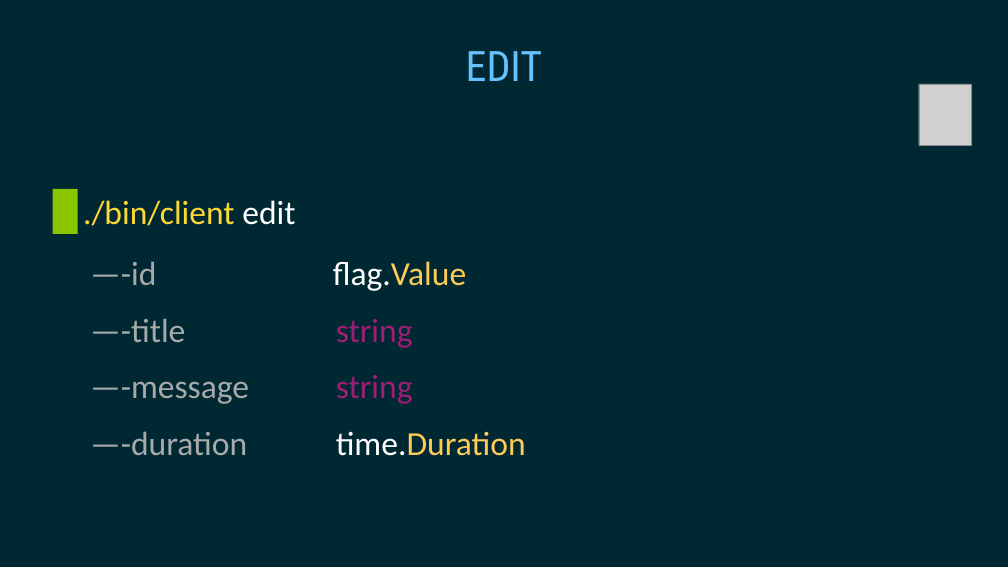
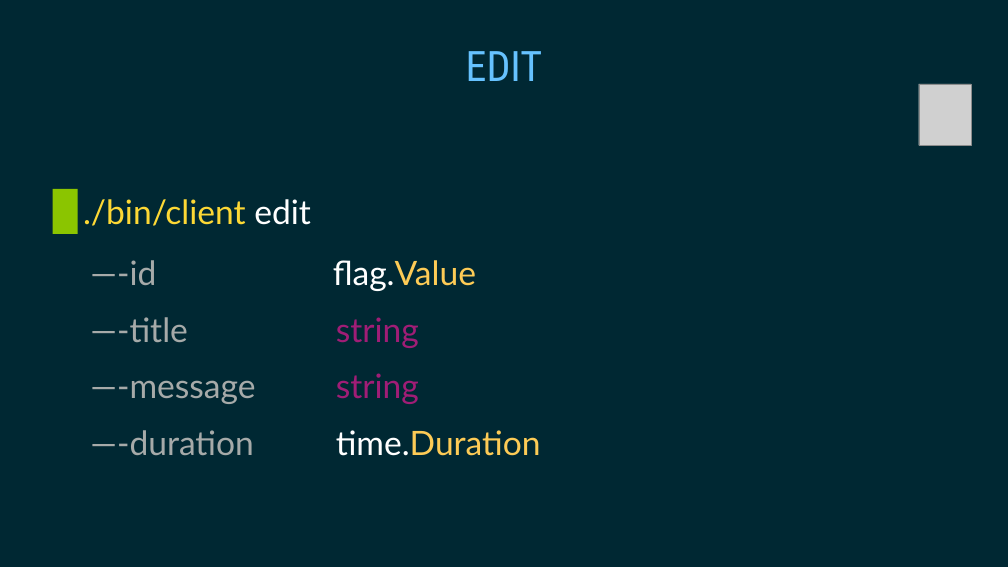
Before and after one commit to gophertuts/reminders-cli, a slide deck: slide 5 of slides/client/Switch.pptx. Drawn at 1008x567 pixels with LibreOffice and Linux fonts; fonts in the diff are those of the drawing; grey boxes stand for pictures. Boxes give left, top, right and bottom in pixels: in the first picture for what was removed or moved away, otherwise in the second. Text is boxed around its words. In the diff, an @@ line names an element or a change of style, - is before the commit and + after.

```diff
--- a/slides/client/Switch.pptx
+++ b/slides/client/Switch.pptx
@@ font Calibri to Lato in 9 elements at [83, 199, 311, 226], [333, 260, 476, 291], [90, 317, 188, 342], [90, 380, 255, 404], [90, 430, 254, 455], [336, 317, 419, 348], [336, 373, 419, 404], [336, 430, 541, 456], [90, 260, 156, 285] @@
```
Also in this commit, not shown: 7 other slides changed, 2 slides added, 4 other files.
